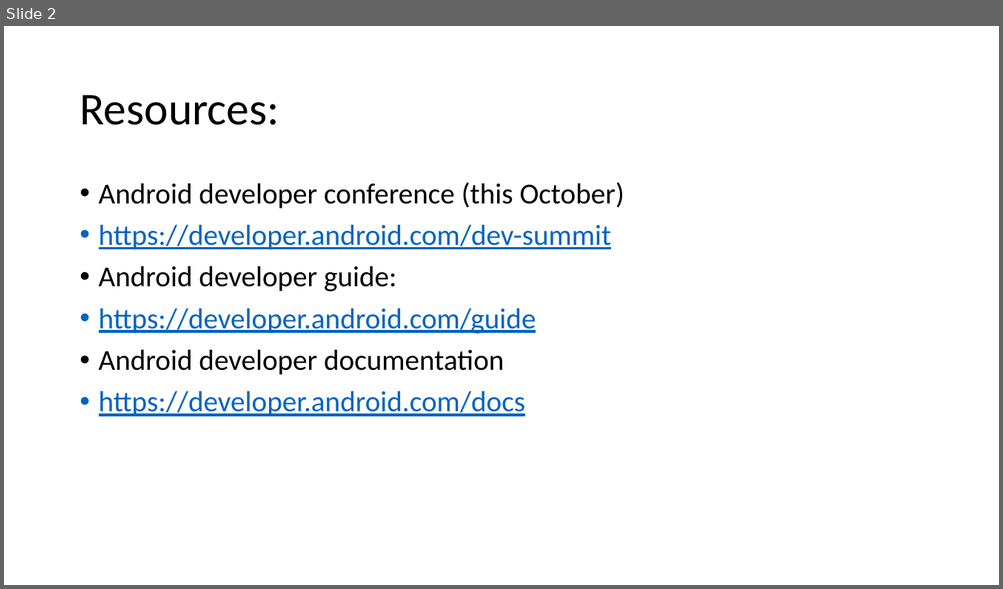
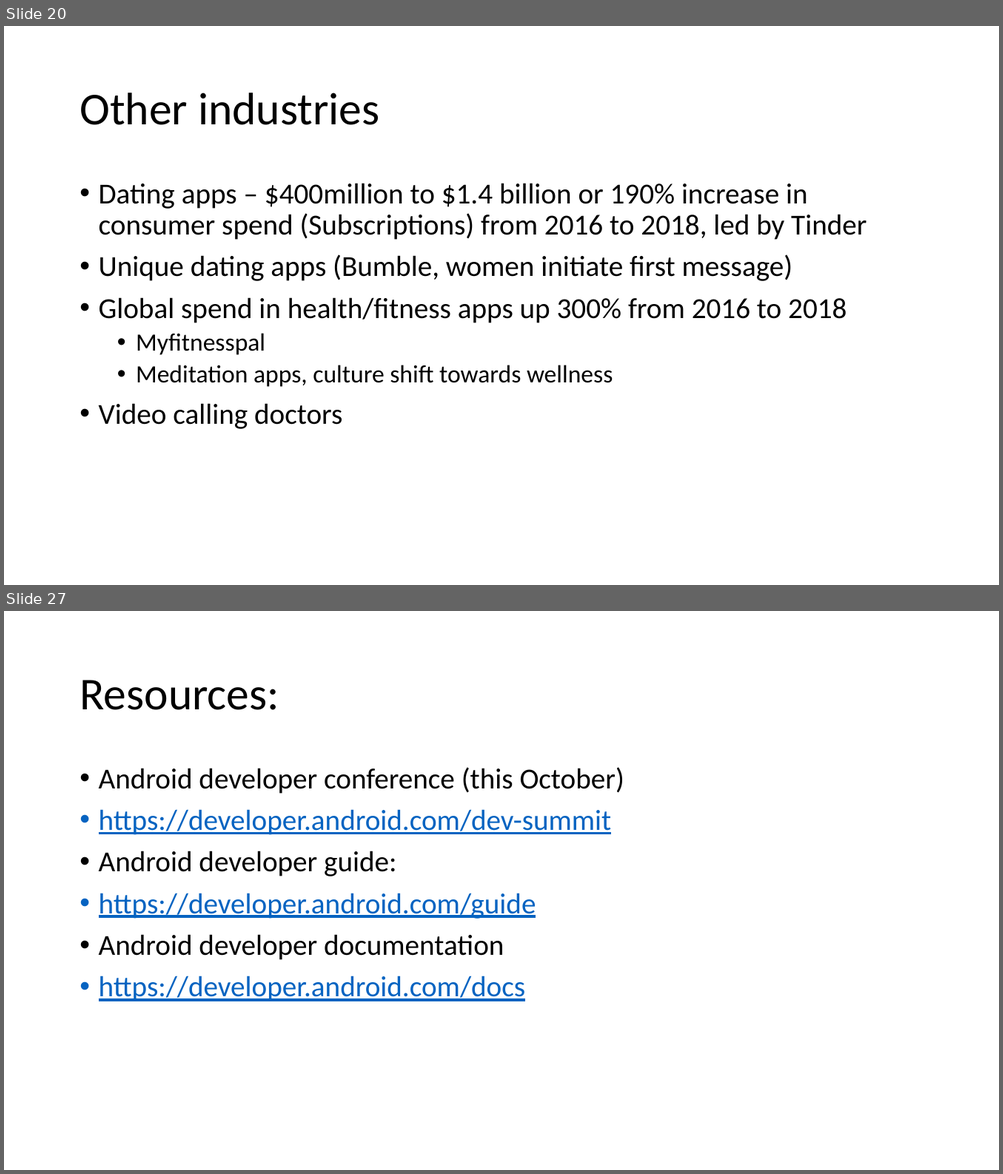
Before and after one commit to russellu/cs230, a slide deck: Lecture_First.pptx. Shown one above the other, each under a label of ours: slide 2 before the commit, slides 20 and 27 after it; the slides between them are not shown. The pictures are 1003x589 and 1003x1174 pixels, drawn with LibreOffice and Linux fonts; fonts in the diff are those of the drawing. Boxes give left, top, right and bottom in pixels: in the first picture for what was removed or moved away, otherwise in the second. Text is boxed around its words. In the diff, an @@ line names an element or a change of style, - is before the commit and + after.

Commit message:
Add first lecture project slides

```diff
--- a/Lecture_First.pptx
+++ b/Lecture_First.pptx
@@ slide 20 added at bbox=[4, 26, 999, 585], background #FFFFFF @@
@@ title added at bbox=[79, 93, 379, 125], 44 pt, text #000000 @@
+Other industries
@@ text added at bbox=[99, 183, 866, 429], 28 pt, text #000000 @@
+• Dating apps – $400million to $1.4 billion or 190% increase in consumer spend (Subscriptions) from 2016 to 2018, led by Tinder
+• Unique dating apps (Bumble, women initiate first message)
+• Global spend in health/fitness apps up 300% from 2016 to 2018
+  • Myfitnesspal
+  • Meditation apps, culture shift towards wellness
+• Video calling doctors
@@ what was slide 2 is now slide 27 @@
```
Also in this commit, not shown: 2 slides changed, 24 other slides added, 3 other files.
